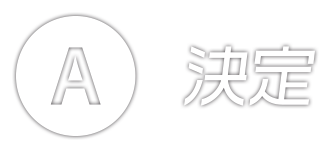
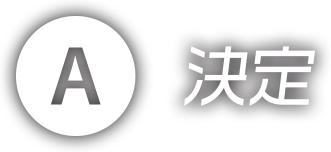
Two versions of the same layered image (w=331, h=152). Layer-by-layer changes:
pixels changed over [0, 0, 331, 152] (layer not identified)
